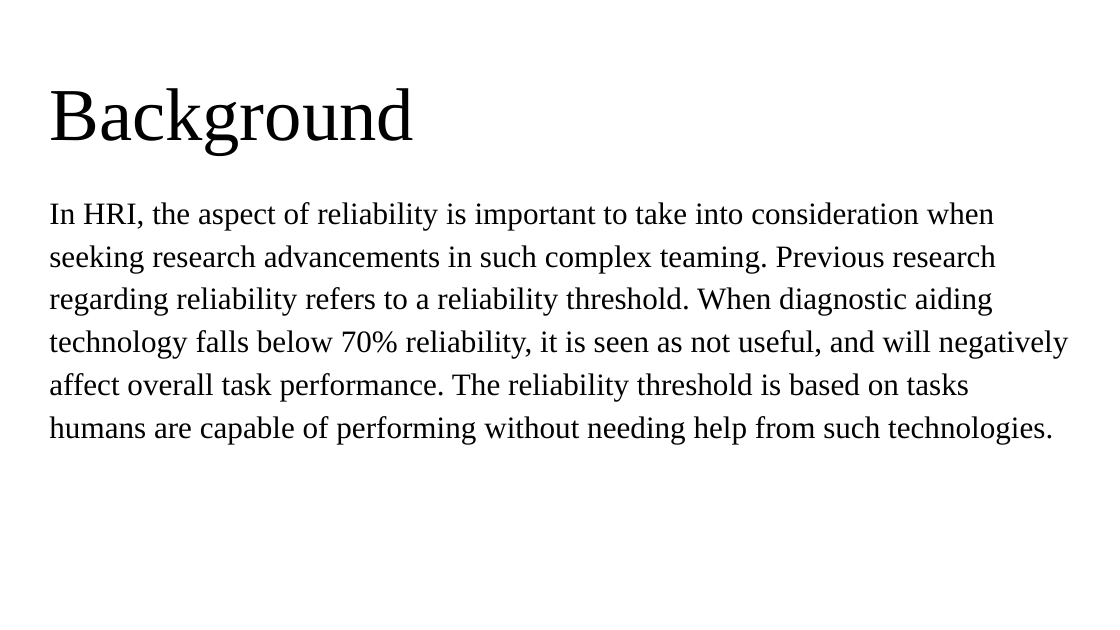
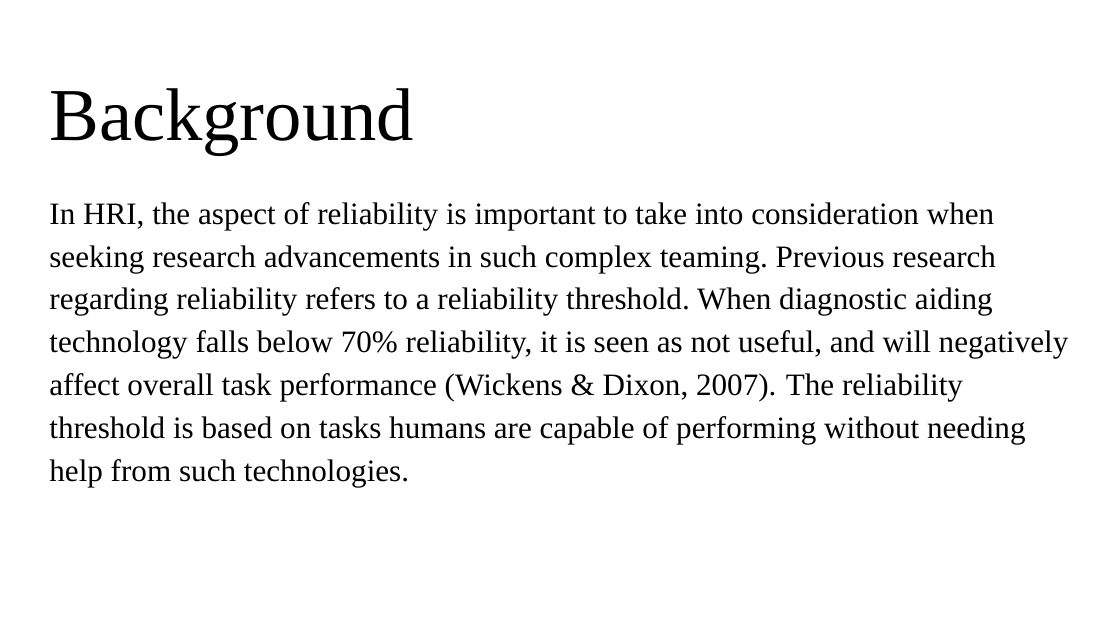
Before and after one commit to blakeanguyen/project_template, a slide deck: slide 2 of M&S Practicum_PP_103018_BN.pptx. Drawn at 1120x630 pixels with LibreOffice and Linux fonts; fonts in the diff are those of the drawing. Boxes give left, top, right and bottom in pixels: in the first picture for what was removed or moved away, otherwise in the second. Text is boxed around its words. In the diff, an @@ line names an element or a change of style, - is before the commit and + after.

Commit message:
updated
 PP -BN

```diff
--- a/M&S Practicum_PP_103018_BN.pptx
+++ b/M&S Practicum_PP_103018_BN.pptx
@@ text at (x1=49, y1=202, x2=1069, y2=487): text changed @@
-In HRI, the aspect of reliability is important to take into consideration when seeking research advancements in such complex teaming. Previous research regarding reliability refers to a reliability threshold. When diagnostic aiding technology falls below 70% reliability, it is seen as not useful, and will negatively affect overall task performance. The reliability threshold is based on tasks humans are capable of performing without needing help from such technologies.
+In HRI, the aspect of reliability is important to take into consideration when seeking research advancements in such complex teaming. Previous research regarding reliability refers to a reliability threshold. When diagnostic aiding technology falls below 70% reliability, it is seen as not useful, and will negatively affect overall task performance (Wickens & Dixon, 2007). The reliability threshold is based on tasks humans are capable of performing without needing help from such technologies.
```
